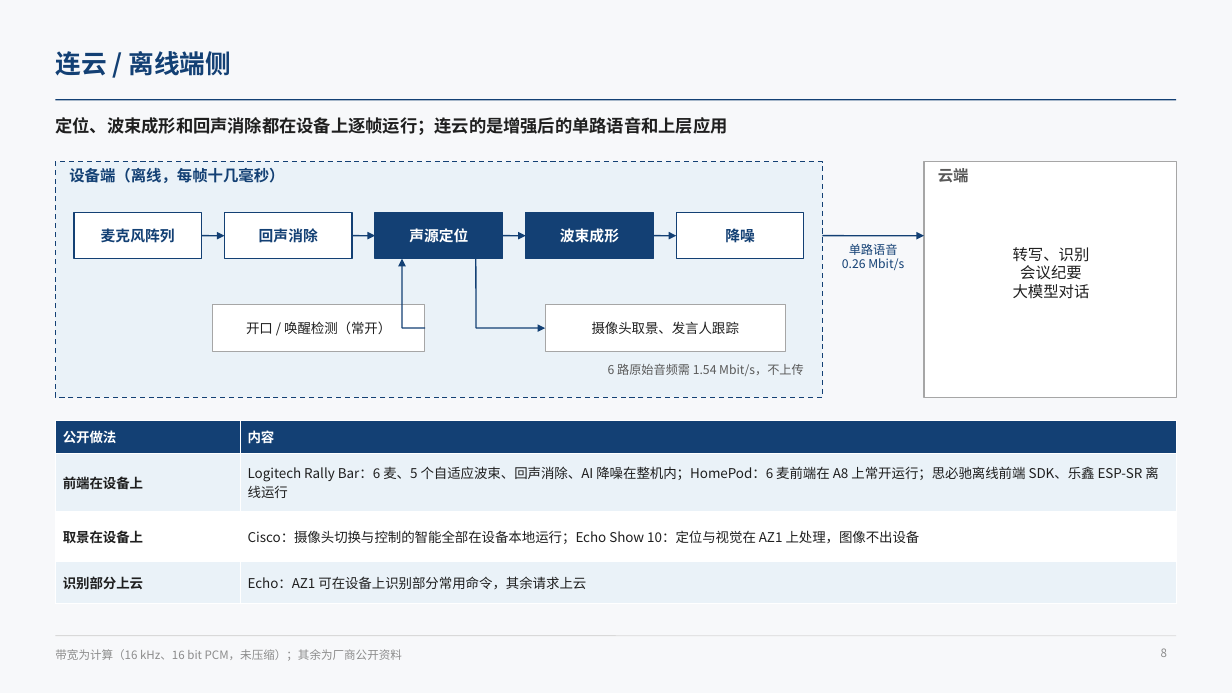
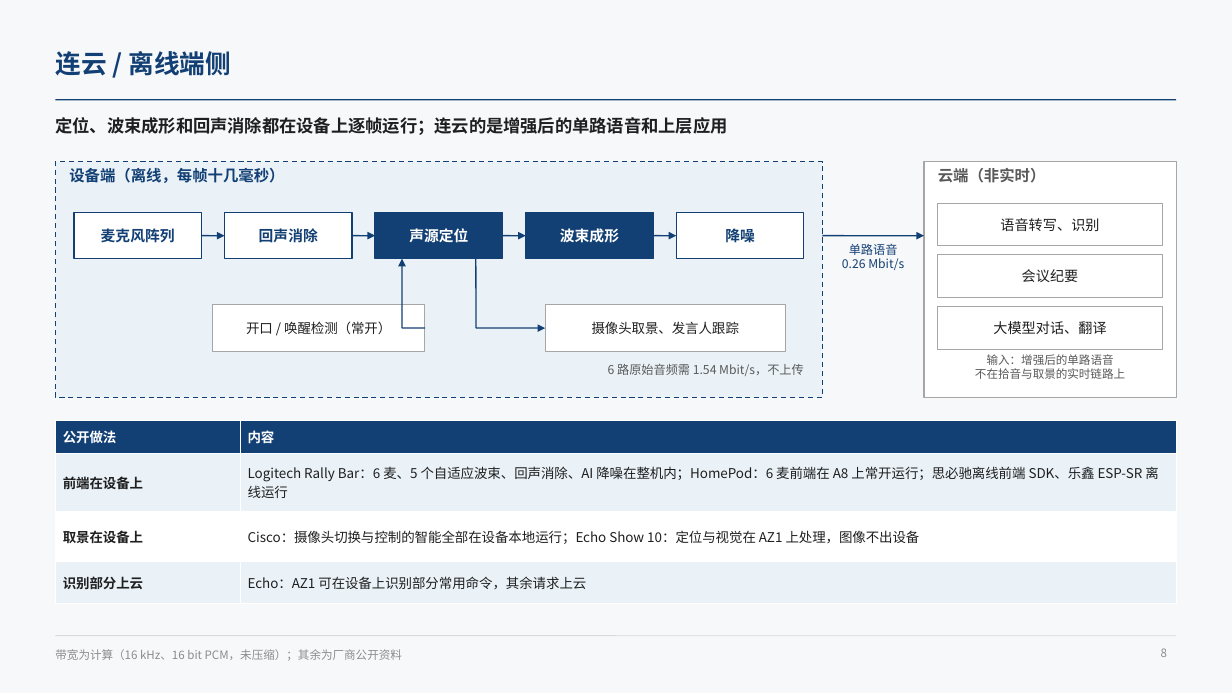
Before and after one commit to ZeroFoxxi/ssl-scene1, a slide deck: slide 8 of 01_场景一_摄像头声源定位/技术总结/声源定位与波束成形技术总结.pptx. Drawn at 1232x693 pixels with LibreOffice and Linux fonts; fonts in the diff are those of the drawing. Boxes give left, top, right and bottom in pixels: in the first picture for what was removed or moved away, otherwise in the second. Text is boxed around its words. In the diff, an @@ line names an element or a change of style, - is before the commit and + after.

```diff
--- a/01_场景一_摄像头声源定位/技术总结/声源定位与波束成形技术总结.pptx
+++ b/01_场景一_摄像头声源定位/技术总结/声源定位与波束成形技术总结.pptx
@@ text at [938,168,1046,183]: text changed @@
-云端
+云端（非实时）
@@ rectangle added at [938,203,1163,246], fill #FFFFFF, outline #A6A6A6 0.75 pt @@
@@ text added at [1000,218,1099,231], 11 pt, text #1F1F1F @@
+语音转写、识别
@@ rectangle added at [938,255,1163,298], fill #FFFFFF, outline #A6A6A6 0.75 pt @@
@@ text "会议纪要": place and size @@
-text "会议纪要" at [1013,247,1090,299]
+text "会议纪要" at [1022,269,1079,282]
@@ text "会议纪要" at [1022,269,1079,282]: size 12 to 11 pt @@
@@ text at [1013,247,1090,262]: paragraph removed @@
-转写、识别
@@ text at [1013,284,1090,299]: paragraph removed @@
-大模型对话
@@ rectangle added at [938,307,1163,349], fill #FFFFFF, outline #A6A6A6 0.75 pt @@
@@ text added at [993,321,1106,334], 11 pt, text #1F1F1F @@
+大模型对话、翻译
@@ text added at [975,354,1125,379], 9 pt, text #595959 @@
+输入：增强后的单路语音
+不在拾音与取景的实时链路上
```
Also in this commit, not shown: 4 other slides changed, 2 other files.
